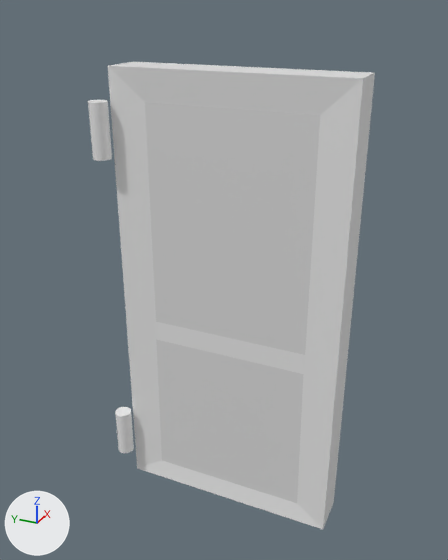
A saved change to the Blender file Assets/_Main/Models & Prefabs/Models/door.blend.
One viewpoint serves both versions: a 50 mm lens placed at (-4.77, -1.92, 3.49), pointed at (-0.25, 0.11, 1.23). Every picture has the same lights, and +X, +Y and +Z are marked at lower left.
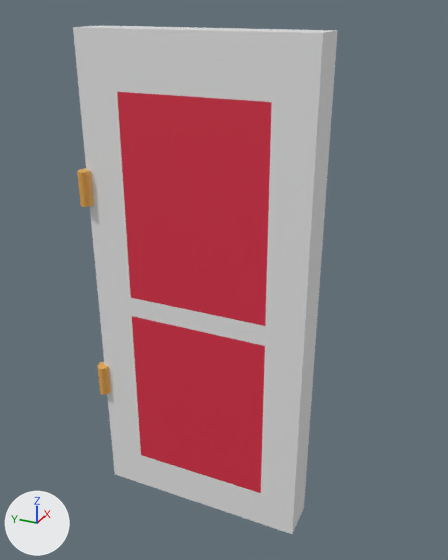
What differs and where, as boxes (x1, y1, x2, y2) in the pictures (448 x 560 px):
```json
{"object": "Cube", "change": "recoloured, reshaped, rescaled", "before": [88, 62, 375, 529], "after": [73, 25, 338, 534], "on screen": "8% narrower, 9% taller"}
{"part": 1, "of": "me_cube", "change": "added", "after": [77, 168, 94, 207]}
{"part": 2, "of": "me_cube", "change": "added", "after": [98, 361, 111, 395]}
{"part": 3, "of": "me_cube", "change": "rebuilt", "before": [108, 62, 375, 529], "after": [73, 25, 338, 534], "on screen": "9% taller"}
{"part": 4, "of": "me_cube", "change": "deleted", "before": [88, 100, 112, 161]}
{"part": 5, "of": "me_cube", "change": "deleted", "before": [115, 407, 134, 453]}
```

Edits to the scene script, one JSON object a line:
```json
{"op": "set", "path": "mat_material_001.base_color", "old": "(0.75, 0.75, 0.75)", "new": "(0.75, 0.0305, 0.0697)", "note": "light grey #e1e1e1 -> red #e1314b"}
{"op": "add", "block": "mat_material_002", "code": ["mat_material_002 = principled_material('Material.002')", "mat_material_002.base_color = (0.8, 0.402, 0.0779)  # orange #e7aa4f"]}
{"block": "me_cube", "where": "# used by ob_cube; location = (0.0, 0.0, 0.0)"}
{"op": "remove", "block": "me_cube", "code": "me_cube.from_pydata(...)  # 152 vertices, 86 faces; spans x -0.64..-0.12, y -1.0..1.15, z -1.0..3.0"}
{"op": "add", "block": "me_cube", "code": "me_cube.from_pydata(...)  # 160 vertices, 98 faces; spans x -0.57..-0.12, y -0.67..1.3, z -1.19..3.27"}
{"block": "me_cube", "change": "me_cube part 1: a new loose piece, a 32-sided cylinder along z spanning x -0.57..-0.42, y 1.19..1.3, z 1.84..2.14, in mat_material_002 (orange #e7aa4f)"}
{"block": "me_cube", "change": "me_cube part 2: a new loose piece, a 32-sided cylinder along z spanning x -0.56..-0.4, y 1.19..1.3, z -0.12..0.18, in mat_material_002 (orange #e7aa4f)"}
{"block": "me_cube", "change": "me_cube part 3: the loose piece of 24 vertices spanning x -0.49..-0.12, y -1.0..1.0, z -1.0..3.0 is rebuilt with 32 vertices and now spans x -0.49..-0.12, y -0.67..1.23, z -1.19..3.27"}
{"block": "me_cube", "change": "me_cube part 4: the loose piece of 64 vertices spanning x -0.64..-0.48, y 0.99..1.15, z 2.28..2.73 is deleted"}
{"block": "me_cube", "change": "me_cube part 5: the loose piece of 64 vertices spanning x -0.64..-0.48, y 0.99..1.15, z -0.71..-0.25 is deleted"}
{"op": "add", "block": "me_cube", "code": "me_cube.materials.append(mat_material_002)  # orange #e7aa4f"}
{"op": "set", "path": "ob_cube.scale", "old": "(1.0, 1.0, 1.0)", "new": "(1.0, 1.05, 1.0)"}
```
